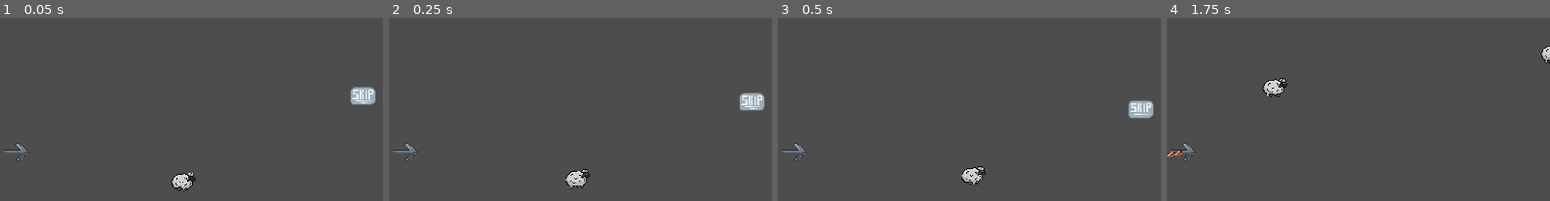
Above: before the commit, frames 1-4 (left to right).
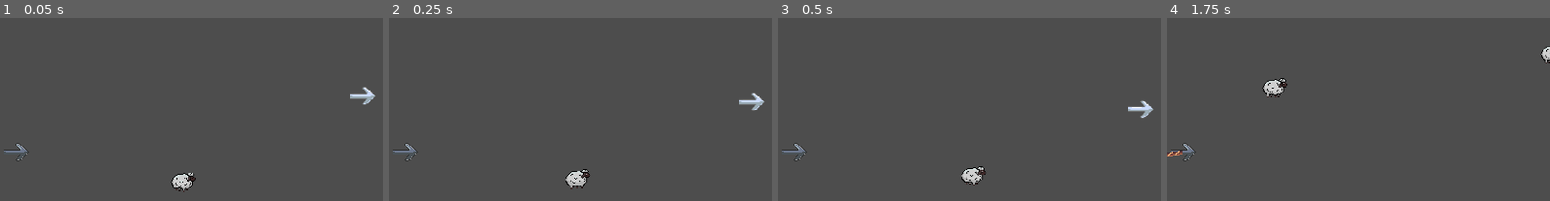
Above: after the commit, the same moments.

Repository: kinghos/GMTK-Game-Jam-2025
Game: Godot game, scene res://scenes/levels/test_level.tscn
The game is run twice, just before and just after one commit, with the same random seed, the same clock (stepped at 60 frames per second) and the same inputs. This scene is started directly instead of the project's main scene.
Inputs (mouse positions are % of the whole screen's width and height, from its top left):
- Up to frame 1 (0.05 s): no input
- Up to frame 2 (0.25 s): no input
- Up to frame 3 (0.5 s): no input
- Up to frame 4 (1.75 s): move the mouse to (72, 45) at 0.52 s; hold Right (Right) 0.53-1.28 s; hold Space (Kick) 0.53-1.28 s; click (72, 45) at 0.67 s; move the mouse to (29, 57) at 1.27 s; hold S (Down) from 1.28 s (still down); tap Space (Kick) at 1.35 s
The pictures show only the part of the screen within x 47-97%, y 15-65%; the shares and areas given below are measured in that part.

The runs differ from the first frame. In frame 1, 0.5% of the frame differs, in the area x 91-98%, y 37-48%; in frame 2, 0.5%; in frame 3, 0.5%; in frame 4, nothing differs.

Commit message:
pointer is now arrow with angle

Diff:
--- a/scenes/animals/offscreen_pointer.gd
+++ b/scenes/animals/offscreen_pointer.gd
@@ -23,5 +23,6 @@
 		show()
 		global_position.x = clamp(target_global_position.x, visible_rect.position.x + SCREEN_MARGIN, visible_rect.position.x + visible_rect.size.x - SCREEN_MARGIN)
 		global_position.y = clamp(target_global_position.y, visible_rect.position.y + SCREEN_MARGIN, visible_rect.position.y + visible_rect.size.y - SCREEN_MARGIN)
+		rotation = (target_global_position - global_position).angle()
 	else:
 		hide()
--- a/scenes/animals/sheep.tscn
+++ b/scenes/animals/sheep.tscn
@@ -1,7 +1,7 @@
 [gd_scene load_steps=16 format=3 uid="uid://cqbyf3duimude"]
 
 [ext_resource type="PackedScene" uid="uid://c730r02j0a3ic" path="res://scenes/animals/animal.tscn" id="1_gw4f6"]
-[ext_resource type="Texture2D" uid="uid://dk7wu5e638wj3" path="res://assets/graphics/misc/skip_button_hovering.png" id="2_ag106"]
+[ext_resource type="Texture2D" uid="uid://dg5irpu268sb7" path="res://assets/graphics/misc/menu_arrow_hovering.png" id="2_ag106"]
 [ext_resource type="Texture2D" uid="uid://cgs60xi7ec1wr" path="res://assets/graphics/sprites/sheep.png" id="2_ntctc"]
 
 [sub_resource type="AtlasTexture" id="AtlasTexture_ntctc"]
